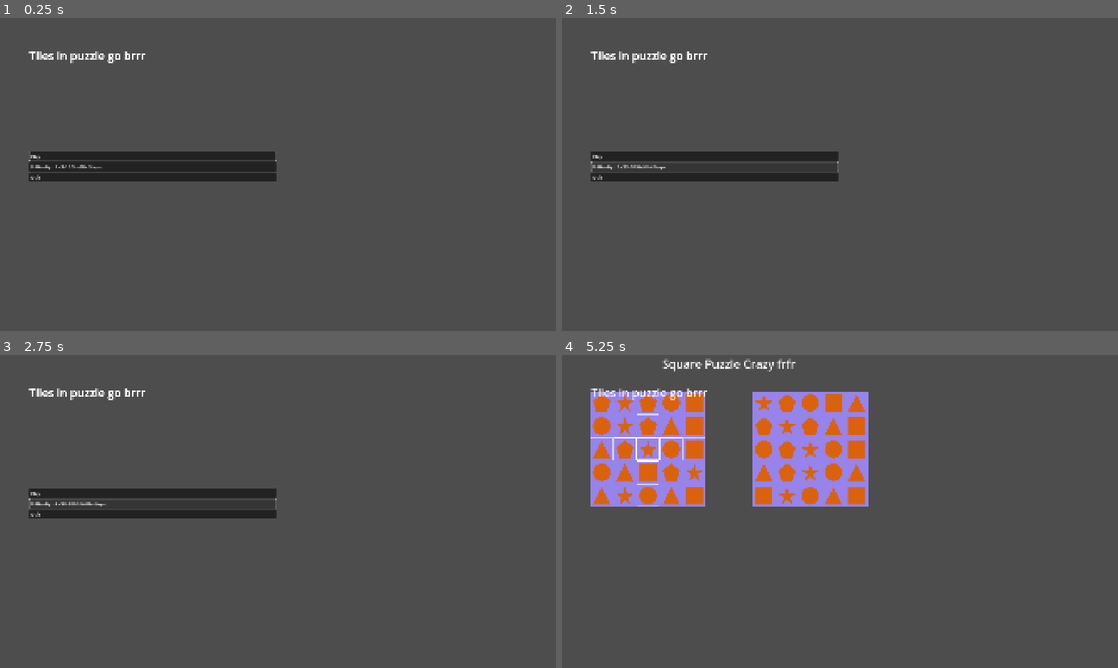
Above: before the commit, frames 1-4 (two rows, left to right).
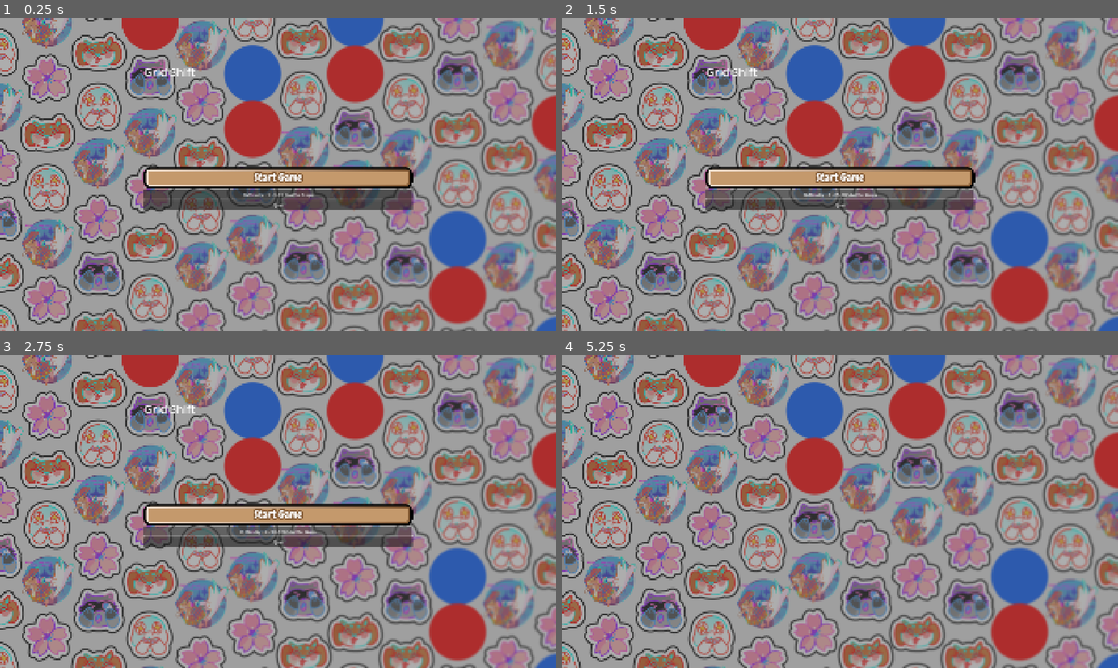
Above: after the commit, the same moments.

Repository: V3NCO/Arcade-Puzzle
Game: Godot game, scene res://Scenes/SceneManager.tscn
Two runs of this game, one before a commit and one after it. Both use one fixed random seed, a clock stepped at 60 frames per second and the inputs below.
Inputs (mouse positions are in pixels of both pictures, inside the frame that each line leads up to):
- Up to frame 1 (0.25 s): no input
- Up to frame 2 (1.5 s): click "Difficulty : 1 - 3-15 Shuffle…" at 0.5 s; click "Difficulty : 2 - 15-25 Shuffl…" at 1.25 s
- Up to frame 3 (2.75 s): click "Difficulty : 3 - 25-50 Shuffl…" at 2 s
- Up to frame 4 (5.25 s): click "Difficulty : 4 - 50-100 Shuff…" at 2.75 s; click "Difficulty : 5 - 200-1000 Shu…" at 3.5 s; click (712, 492) at 4.25 s, where only the run before the commit has a clickable "Play"; click (840, 514) at 5 s, where only the run after the commit has a clickable "Start Game"

The runs differ from the first frame. In frame 1, 93% of the frame differs, in the area x 0-100%, y 0-100%; in frame 2, 93%; in frame 3, 93%; in frame 4, 95%.

Commit message:
Progress

Diff:
--- a/Scenes/Menu.tscn
+++ b/Scenes/Menu.tscn
@@ -1,7 +1,12 @@
-[gd_scene load_steps=3 format=3 uid="uid://cc3andqk6n1vm"]
+[gd_scene load_steps=8 format=3 uid="uid://cc3andqk6n1vm"]
 
 [ext_resource type="Script" uid="uid://c5m5f2lm5quv4" path="res://Scripts/play_button.gd" id="1_3kf3n"]
 [ext_resource type="Script" uid="uid://b03t0ssmatd7r" path="res://Scripts/menu.gd" id="1_syfuq"]
+[ext_resource type="Texture2D" uid="uid://c2ip6a04hgapi" path="res://assets/images/Background_Menu.png" id="1_wfhf6"]
+[ext_resource type="FontFile" uid="uid://e10bi54jw2xp" path="res://assets/Chewy-Regular.ttf" id="2_syfuq"]
+[ext_resource type="Texture2D" uid="uid://cl0lyfrj1lal" path="res://assets/images/vectors/buttons_normal/Brown.svg" id="5_3jcrr"]
+[ext_resource type="Texture2D" uid="uid://ckwo8bxk3bxn5" path="res://assets/images/vectors/buttons_hovered/Orange.svg" id="6_wfhf6"]
+[ext_resource type="Texture2D" uid="uid://dqqfitay01xps" path="res://assets/images/vectors/buttons_hovered/Brown.svg" id="7_ab40c"]
 
 [node name="Control" type="Control"]
 layout_mode = 3
@@ -11,59 +16,97 @@
 grow_horizontal = 2
 grow_vertical = 2
 
+[node name="TextureRect" type="TextureRect" parent="."]
+layout_mode = 2
+offset_right = 1920.0
+offset_bottom = 1081.0
+texture = ExtResource("1_wfhf6")
+
 [node name="MarginContainer" type="MarginContainer" parent="."]
 layout_mode = 0
-offset_right = 1909.0
-offset_bottom = 1077.0
+offset_right = 1920.0
+offset_bottom = 1080.0
 theme_override_constants/margin_left = 100
 theme_override_constants/margin_top = 100
 theme_override_constants/margin_right = 100
 theme_override_constants/margin_bottom = 100
 
-[node name="HBoxContainer" type="HBoxContainer" parent="MarginContainer"]
-layout_mode = 2
-alignment = 1
-
-[node name="VBoxContainer" type="VBoxContainer" parent="MarginContainer/HBoxContainer"]
+[node name="VBoxContainer" type="VBoxContainer" parent="MarginContainer"]
 layout_mode = 2
 size_flags_horizontal = 3
 
-[node name="RichTextLabel" type="RichTextLabel" parent="MarginContainer/HBoxContainer/VBoxContainer"]
+[node name="HBoxContainer" type="HBoxContainer" parent="MarginContainer/VBoxContainer"]
+layout_mode = 2
+size_flags_vertical = 3
+alignment = 1
+
+[node name="Container2" type="Container" parent="MarginContainer/VBoxContainer/HBoxContainer"]
+layout_mode = 2
+size_flags_horizontal = 3
+
+[node name="VBoxContainer" type="VBoxContainer" parent="MarginContainer/VBoxContainer/HBoxContainer"]
+layout_mode = 2
+size_flags_horizontal = 3
+size_flags_vertical = 3
+size_flags_stretch_ratio = 2.36
+script = ExtResource("1_syfuq")
+
+[node name="RichTextLabel" type="RichTextLabel" parent="MarginContainer/VBoxContainer/HBoxContainer/VBoxContainer"]
 layout_mode = 2
 size_flags_vertical = 3
 theme_override_font_sizes/mono_font_size = 9
 theme_override_font_sizes/normal_font_size = 39
-text = "Tiles in puzzle go brrr"
+text = "
+Grid Shift"
+fit_content = true
 tab_size = 11
 
-[node name="VBoxContainer" type="VBoxContainer" parent="MarginContainer/HBoxContainer/VBoxContainer"]
+[node name="TextureButton" type="TextureButton" parent="MarginContainer/VBoxContainer/HBoxContainer/VBoxContainer"]
+layout_mode = 2
+texture_normal = ExtResource("5_3jcrr")
+texture_pressed = ExtResource("6_wfhf6")
+texture_hover = ExtResource("7_ab40c")
+stretch_mode = 0
+script = ExtResource("1_3kf3n")
+
+[node name="Label" type="Label" parent="MarginContainer/VBoxContainer/HBoxContainer/VBoxContainer/TextureButton"]
+layout_mode = 1
+anchors_preset = 8
+anchor_left = 0.5
+anchor_top = 0.5
+anchor_right = 0.5
+anchor_bottom = 0.5
+offset_left = -33.0
+offset_top = -25.0
+offset_right = 33.0
+offset_bottom = 25.0
+grow_horizontal = 2
+grow_vertical = 2
+theme_override_colors/font_outline_color = Color(0.498039, 0.333333, 0.184314, 1)
+theme_override_constants/outline_size = 20
+theme_override_fonts/font = ExtResource("2_syfuq")
+theme_override_font_sizes/font_size = 38
+text = "Start Game"
+horizontal_alignment = 1
+vertical_alignment = 1
+
+[node name="Difficulty" type="Button" parent="MarginContainer/VBoxContainer/HBoxContainer/VBoxContainer"]
+layout_mode = 2
+text = "Difficulty : 1 - 3-15 Shuffle Steps"
+
+[node name="Quit" type="Button" parent="MarginContainer/VBoxContainer/HBoxContainer/VBoxContainer"]
+layout_mode = 2
+text = "Quit"
+
+[node name="CenterContainer" type="CenterContainer" parent="MarginContainer/VBoxContainer/HBoxContainer/VBoxContainer"]
 layout_mode = 2
 size_flags_vertical = 3
-size_flags_stretch_ratio = 1.45
-script = ExtResource("1_syfuq")
+size_flags_stretch_ratio = 0.77
 
-[node name="PlayButton" type="Button" parent="MarginContainer/HBoxContainer/VBoxContainer/VBoxContainer"]
-layout_mode = 2
-size_flags_vertical = 4
-size_flags_stretch_ratio = 2.14
-text = "Play"
-alignment = 0
-script = ExtResource("1_3kf3n")
-
-[node name="Difficulty" type="Button" parent="MarginContainer/HBoxContainer/VBoxContainer/VBoxContainer"]
-layout_mode = 2
-text = "Difficulty : 1 - 3-15 Shuffle Steps"
-alignment = 0
-
-[node name="Quit" type="Button" parent="MarginContainer/HBoxContainer/VBoxContainer/VBoxContainer"]
-layout_mode = 2
-text = "Quit"
-alignment = 0
-
-[node name="CenterContainer" type="CenterContainer" parent="MarginContainer/HBoxContainer"]
+[node name="Container" type="Container" parent="MarginContainer/VBoxContainer/HBoxContainer"]
 layout_mode = 2
 size_flags_horizontal = 3
 
-[connection signal="pressed" from="MarginContainer/HBoxContainer/VBoxContainer/VBoxContainer/PlayButton" to="MarginContainer/HBoxContainer/VBoxContainer/VBoxContainer" method="_on_play_button_pressed"]
-[connection signal="pressed" from="MarginContainer/HBoxContainer/VBoxContainer/VBoxContainer/Difficulty" to="MarginContainer/HBoxContainer/VBoxContainer/VBoxContainer" method="_on_difficulty_pressed"]
-[connection signal="pressed" from="MarginContainer/HBoxContainer/VBoxContainer/VBoxContainer/Quit" to="MarginContainer/HBoxContainer/VBoxContainer/VBoxContainer" method="_quit_button"]
+[connection signal="pressed" from="MarginContainer/VBoxContainer/HBoxContainer/VBoxContainer/TextureButton" to="MarginContainer/VBoxContainer/HBoxContainer/VBoxContainer" method="_on_play_button_pressed"]
+[connection signal="pressed" from="MarginContainer/VBoxContainer/HBoxContainer/VBoxContainer/Difficulty" to="MarginContainer/VBoxContainer/HBoxContainer/VBoxContainer" method="_on_difficulty_pressed"]
+[connection signal="pressed" from="MarginContainer/VBoxContainer/HBoxContainer/VBoxContainer/Quit" to="MarginContainer/VBoxContainer/HBoxContainer/VBoxContainer" method="_quit_button"]
--- a/Scripts/play_button.gd
+++ b/Scripts/play_button.gd
@@ -1,4 +1,4 @@
-extends Button
+extends TextureButton
 
 func _ready() -> void:
 	grab_focus()
--- a/TileSet/tiles_select.tres
+++ b/TileSet/tiles_select.tres
@@ -1,6 +1,6 @@
 [gd_resource type="TileSet" load_steps=3 format=3 uid="uid://v6jcm16cqd11"]
 
-[ext_resource type="Texture2D" uid="uid://d0am54q2w2pt" path="res://images/vectors/select.svg" id="1_2ilmb"]
+[ext_resource type="Texture2D" uid="uid://d0am54q2w2pt" path="res://assets/images/vectors/select.svg" id="1_2ilmb"]
 
 [sub_resource type="TileSetAtlasSource" id="TileSetAtlasSource_h0ngt"]
 texture = ExtResource("1_2ilmb")
--- a/TileSet/tilescrazy.tres
+++ b/TileSet/tilescrazy.tres
@@ -1,6 +1,6 @@
 [gd_resource type="TileSet" load_steps=3 format=3 uid="uid://cjuhwb3yscdf4"]
 
-[ext_resource type="Texture2D" uid="uid://cn18oyhi0ayej" path="res://images/vectors/tiles.svg" id="1_hvpb1"]
+[ext_resource type="Texture2D" uid="uid://cn18oyhi0ayej" path="res://assets/images/vectors/tiles.svg" id="1_hvpb1"]
 
 [sub_resource type="TileSetAtlasSource" id="TileSetAtlasSource_lkomk"]
 texture = ExtResource("1_hvpb1")
--- /dev/null
+++ b/assets/images/vectors/buttons_hovered/Blue.svg
@@ -0,0 +1,10 @@
+<svg width="918" height="79" viewBox="0 0 918 79" fill="none" xmlns="http://www.w3.org/2000/svg">
+<rect x="4.5" y="5.31152" width="909" height="69" rx="20.5" fill="#0049E8" stroke="#FFFE03" stroke-width="9"/>
+<rect x="12.5" y="13.3115" width="893" height="53" rx="12.5" stroke="url(#paint0_linear_2_49)" stroke-width="7"/>
+<defs>
+<linearGradient id="paint0_linear_2_49" x1="9" y1="9.81152" x2="909" y2="69.8115" gradientUnits="userSpaceOnUse">
+<stop stop-color="#9DBCFF"/>
+<stop offset="1" stop-color="#043DB8"/>
+</linearGradient>
+</defs>
+</svg>
--- /dev/null
+++ b/assets/images/vectors/buttons_hovered/Brown.svg
@@ -0,0 +1,10 @@
+<svg width="918" height="79" viewBox="0 0 918 79" fill="none" xmlns="http://www.w3.org/2000/svg">
+<rect x="4.5" y="5.11157" width="909" height="69" rx="20.5" fill="#C4996C" stroke="#FFFE03" stroke-width="9"/>
+<rect x="12.5" y="13.1116" width="893" height="53" rx="12.5" fill="#C4996C" stroke="url(#paint0_linear_2_65)" stroke-width="7"/>
+<defs>
+<linearGradient id="paint0_linear_2_65" x1="9" y1="9.61157" x2="909" y2="69.6116" gradientUnits="userSpaceOnUse">
+<stop stop-color="#F5E2D1"/>
+<stop offset="1" stop-color="#7F552F"/>
+</linearGradient>
+</defs>
+</svg>
--- /dev/null
+++ b/assets/images/vectors/buttons_hovered/Cyan.svg
@@ -0,0 +1,10 @@
+<svg width="918" height="79" viewBox="0 0 918 79" fill="none" xmlns="http://www.w3.org/2000/svg">
+<rect x="4.5" y="4.81116" width="909" height="69" rx="20.5" fill="#8CD7FF" stroke="#FFFE03" stroke-width="9"/>
+<rect x="12.5" y="12.8112" width="893" height="53" rx="12.5" fill="#8CD7FF" stroke="url(#paint0_linear_2_28)" stroke-width="7"/>
+<defs>
+<linearGradient id="paint0_linear_2_28" x1="9" y1="9.31116" x2="909" y2="69.3112" gradientUnits="userSpaceOnUse">
+<stop stop-color="#C4F5FD"/>
+<stop offset="1" stop-color="#419BB8"/>
+</linearGradient>
+</defs>
+</svg>
--- /dev/null
+++ b/assets/images/vectors/buttons_hovered/Orange.svg
@@ -0,0 +1,10 @@
+<svg width="918" height="79" viewBox="0 0 918 79" fill="none" xmlns="http://www.w3.org/2000/svg">
+<rect x="4.5" y="5.21155" width="909" height="69" rx="20.5" fill="#FE7749" stroke="#FFFE03" stroke-width="9"/>
+<rect x="12.5" y="13.2115" width="893" height="53" rx="12.5" stroke="url(#paint0_linear_2_61)" stroke-width="7"/>
+<defs>
+<linearGradient id="paint0_linear_2_61" x1="9" y1="9.71155" x2="909" y2="69.7115" gradientUnits="userSpaceOnUse">
+<stop stop-color="#FFDACD"/>
+<stop offset="1" stop-color="#88432B"/>
+</linearGradient>
+</defs>
+</svg>
--- /dev/null
+++ b/assets/images/vectors/buttons_hovered/Pink.svg
@@ -0,0 +1,10 @@
+<svg width="918" height="79" viewBox="0 0 918 79" fill="none" xmlns="http://www.w3.org/2000/svg">
+<rect x="4.5" y="5.0116" width="909" height="69" rx="20.5" fill="#FEA9E9" stroke="#FFFE03" stroke-width="9"/>
+<rect x="12.5" y="13.0116" width="893" height="53" rx="12.5" fill="#FEA9E9" stroke="url(#paint0_linear_2_69)" stroke-width="7"/>
+<defs>
+<linearGradient id="paint0_linear_2_69" x1="9" y1="9.5116" x2="909" y2="69.5116" gradientUnits="userSpaceOnUse">
+<stop stop-color="#FED3FD"/>
+<stop offset="1" stop-color="#CE6EB5"/>
+</linearGradient>
+</defs>
+</svg>
--- /dev/null
+++ b/assets/images/vectors/buttons_hovered/Prpl.svg
@@ -0,0 +1,10 @@
+<svg width="918" height="79" viewBox="0 0 918 79" fill="none" xmlns="http://www.w3.org/2000/svg">
+<rect x="4.5" y="4.91162" width="909" height="69" rx="20.5" fill="#C89FFA" stroke="#FFFE03" stroke-width="9"/>
+<rect x="12.5" y="12.9116" width="893" height="53" rx="12.5" fill="#C89FFA" stroke="url(#paint0_linear_2_73)" stroke-width="7"/>
+<defs>
+<linearGradient id="paint0_linear_2_73" x1="9" y1="9.41162" x2="909" y2="69.4116" gradientUnits="userSpaceOnUse">
+<stop stop-color="#EED3FE"/>
+<stop offset="1" stop-color="#896DC1"/>
+</linearGradient>
+</defs>
+</svg>
--- /dev/null
+++ b/assets/images/vectors/buttons_normal/Blue.svg
@@ -0,0 +1,10 @@
+<svg width="914" height="75" viewBox="0 0 914 75" fill="none" xmlns="http://www.w3.org/2000/svg">
+<rect x="3.5" y="4.31152" width="907" height="67" rx="19.5" fill="#0049E8" stroke="black" stroke-width="7"/>
+<rect x="10.5" y="11.3115" width="893" height="53" rx="12.5" stroke="url(#paint0_linear_2_49)" stroke-width="7"/>
+<defs>
+<linearGradient id="paint0_linear_2_49" x1="7" y1="7.81152" x2="907" y2="67.8115" gradientUnits="userSpaceOnUse">
+<stop stop-color="#9DBCFF"/>
+<stop offset="1" stop-color="#043DB8"/>
+</linearGradient>
+</defs>
+</svg>
--- /dev/null
+++ b/assets/images/vectors/buttons_normal/Brown.svg
@@ -0,0 +1,10 @@
+<svg width="914" height="75" viewBox="0 0 914 75" fill="none" xmlns="http://www.w3.org/2000/svg">
+<rect x="3.5" y="4.11157" width="907" height="67" rx="19.5" fill="#C4996C" stroke="black" stroke-width="7"/>
+<rect x="10.5" y="11.1116" width="893" height="53" rx="12.5" fill="#C4996C" stroke="url(#paint0_linear_2_65)" stroke-width="7"/>
+<defs>
+<linearGradient id="paint0_linear_2_65" x1="7" y1="7.61157" x2="907" y2="67.6116" gradientUnits="userSpaceOnUse">
+<stop stop-color="#F5E2D1"/>
+<stop offset="1" stop-color="#7F552F"/>
+</linearGradient>
+</defs>
+</svg>
--- /dev/null
+++ b/assets/images/vectors/buttons_normal/Cyan.svg
@@ -0,0 +1,10 @@
+<svg width="914" height="75" viewBox="0 0 914 75" fill="none" xmlns="http://www.w3.org/2000/svg">
+<rect x="3.5" y="3.81116" width="907" height="67" rx="19.5" fill="#8CD7FF" stroke="black" stroke-width="7"/>
+<rect x="10.5" y="10.8112" width="893" height="53" rx="12.5" fill="#8CD7FF" stroke="url(#paint0_linear_2_28)" stroke-width="7"/>
+<defs>
+<linearGradient id="paint0_linear_2_28" x1="7" y1="7.31116" x2="907" y2="67.3112" gradientUnits="userSpaceOnUse">
+<stop stop-color="#C4F5FD"/>
+<stop offset="1" stop-color="#419BB8"/>
+</linearGradient>
+</defs>
+</svg>
--- /dev/null
+++ b/assets/images/vectors/buttons_normal/Orange.svg
@@ -0,0 +1,10 @@
+<svg width="914" height="75" viewBox="0 0 914 75" fill="none" xmlns="http://www.w3.org/2000/svg">
+<rect x="3.5" y="4.21155" width="907" height="67" rx="19.5" fill="#FE7749" stroke="black" stroke-width="7"/>
+<rect x="10.5" y="11.2115" width="893" height="53" rx="12.5" stroke="url(#paint0_linear_2_61)" stroke-width="7"/>
+<defs>
+<linearGradient id="paint0_linear_2_61" x1="7" y1="7.71155" x2="907" y2="67.7115" gradientUnits="userSpaceOnUse">
+<stop stop-color="#FFDACD"/>
+<stop offset="1" stop-color="#88432B"/>
+</linearGradient>
+</defs>
+</svg>
--- /dev/null
+++ b/assets/images/vectors/buttons_normal/Pink.svg
@@ -0,0 +1,10 @@
+<svg width="914" height="75" viewBox="0 0 914 75" fill="none" xmlns="http://www.w3.org/2000/svg">
+<rect x="3.5" y="4.0116" width="907" height="67" rx="19.5" fill="#FEA9E9" stroke="black" stroke-width="7"/>
+<rect x="10.5" y="11.0116" width="893" height="53" rx="12.5" fill="#FEA9E9" stroke="url(#paint0_linear_2_69)" stroke-width="7"/>
+<defs>
+<linearGradient id="paint0_linear_2_69" x1="7" y1="7.5116" x2="907" y2="67.5116" gradientUnits="userSpaceOnUse">
+<stop stop-color="#FED3FD"/>
+<stop offset="1" stop-color="#CE6EB5"/>
+</linearGradient>
+</defs>
+</svg>
--- /dev/null
+++ b/assets/images/vectors/buttons_normal/Prpl.svg
@@ -0,0 +1,10 @@
+<svg width="914" height="75" viewBox="0 0 914 75" fill="none" xmlns="http://www.w3.org/2000/svg">
+<rect x="3.5" y="3.91162" width="907" height="67" rx="19.5" fill="#C89FFA" stroke="black" stroke-width="7"/>
+<rect x="10.5" y="10.9116" width="893" height="53" rx="12.5" fill="#C89FFA" stroke="url(#paint0_linear_2_73)" stroke-width="7"/>
+<defs>
+<linearGradient id="paint0_linear_2_73" x1="7" y1="7.41162" x2="907" y2="67.4116" gradientUnits="userSpaceOnUse">
+<stop stop-color="#EED3FE"/>
+<stop offset="1" stop-color="#896DC1"/>
+</linearGradient>
+</defs>
+</svg>
Binary file added: assets/Chewy-Regular.ttf
Not shown, added: assets/Chewy-Regular.ttf.import
Binary file added: assets/images/Background_Menu.png
Not shown, added: assets/images/Background_Menu.png.import
Renamed: images/godotwaka.png -> assets/images/godotwaka.png
Not shown, added: assets/images/godotwaka.png.import
Renamed: images/godotwaka2.png -> assets/images/godotwaka2.png
Not shown, added: assets/images/godotwaka2.png.import
Renamed: images/icon.jpg -> assets/images/icon.jpg
Not shown, added: assets/images/icon.jpg.import
Not shown, added: assets/images/vectors/buttons_hovered/Blue.svg.import
Not shown, added: assets/images/vectors/buttons_hovered/Brown.svg.import
(and 14 more such lines)
